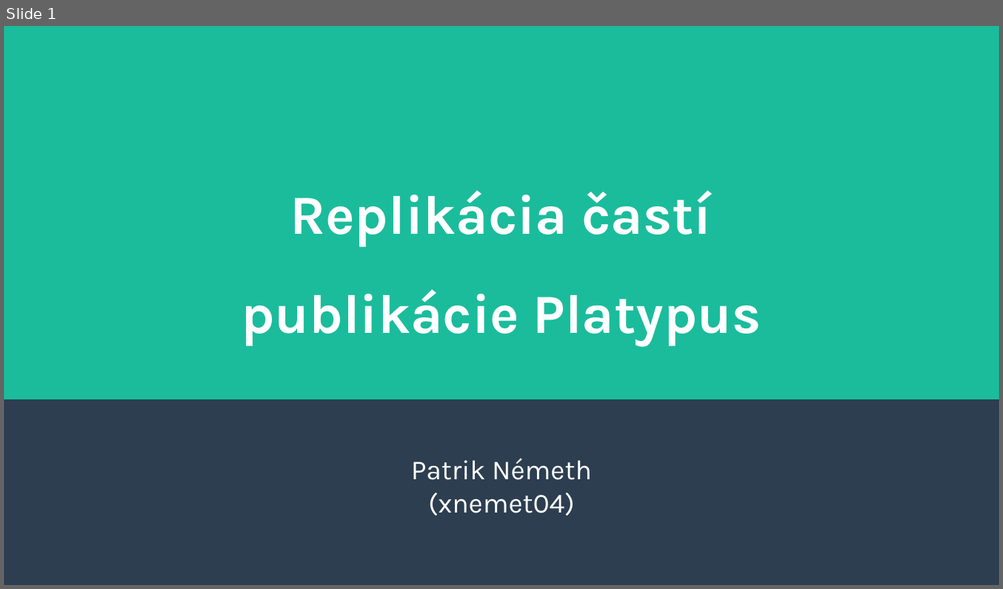
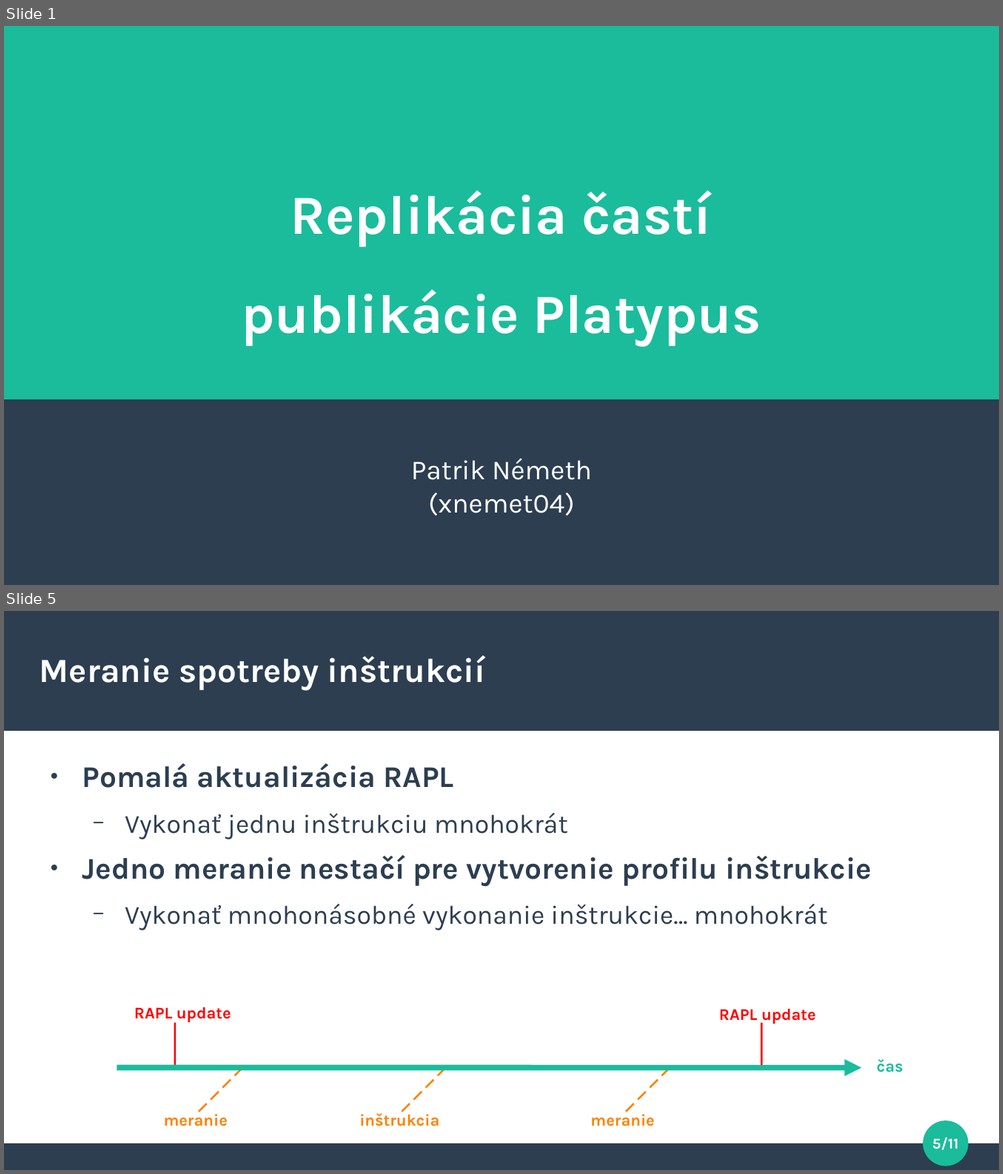
Before and after one commit to pemeth/bza-platypus, a slide deck: prezentacia.odp. Shown one above the other, each under a label of ours: slide 1 before the commit, slides 1 and 5 after it; the slides between them are not shown. The pictures are 1003x589 and 1003x1174 pixels, drawn with LibreOffice and Linux fonts; fonts in the diff are those of the drawing. Boxes give left, top, right and bottom in pixels: in the first picture for what was removed or moved away, otherwise in the second. Text is boxed around its words. In the diff, an @@ line names an element or a change of style, - is before the commit and + after.

```diff
--- a/prezentacia.odp
+++ b/prezentacia.odp
@@ slide 5 added at (x1=4, y1=611, x2=999, y2=1170), background #FFFFFF @@
@@ rectangle added at (x1=4, y1=611, x2=999, y2=731), fill #2C3E50 @@
@@ title added at (x1=40, y1=655, x2=485, y2=690), 27 pt, text #FFFFFF, bold @@
+Meranie spotreby inštrukcií
@@ text added at (x1=82, y1=763, x2=871, y2=931), 21 pt, text #2C3E50 @@
+● Pomalá aktualizácia RAPL
+  − Vykonať jednu inštrukciu mnohokrát
+● Jedno meranie nestačí pre vytvorenie profilu inštrukcie
+  − Vykonať mnohonásobné vykonanie inštrukcie… mnohokrát
@@ text added at (x1=134, y1=1008, x2=231, y2=1023), 13 pt, text #FF0000, bold @@
+RAPL update
@@ text added at (x1=719, y1=1009, x2=816, y2=1025), 13 pt, text #FF0000, bold @@
+RAPL update
@@ line added from (175, 1023) to (175, 1068), #FF0000 1.5 pt @@
@@ line added from (761, 1023) to (761, 1068), #FF0000 1.5 pt @@
@@ arrow added from (116, 1068) to (862, 1068), #1ABC9C 4.51 pt @@
@@ line added from (242, 1068) to (197, 1113), #FF8000 1.5 pt @@
@@ line added from (445, 1068) to (400, 1113), #FF8000 1.5 pt @@
@@ line added from (670, 1068) to (625, 1113), #FF8000 1.5 pt @@
@@ text added at (x1=876, y1=1059, x2=903, y2=1073), 13 pt, text #1ABC9C, bold @@
+čas
@@ text added at (x1=164, y1=1111, x2=227, y2=1127), 13 pt, text #FF8000, bold @@
+meranie
@@ text added at (x1=359, y1=1111, x2=439, y2=1127), 13 pt, text #FF8000, bold @@
+inštrukcia
@@ text added at (x1=590, y1=1111, x2=654, y2=1127), 13 pt, text #FF8000, bold @@
+meranie
@@ ellipse added at (x1=924, y1=1122, x2=968, y2=1166), fill #1ABC9C, outline #1ABC9C 0.85 pt @@
@@ page number added at (x1=932, y1=1138, x2=959, y2=1150), 12 pt, text #FFFFFF, bold @@
+5/11
@@ rectangle added at (x1=4, y1=1145, x2=999, y2=1170), fill #2C3E50 @@
```
Also in this commit, not shown: 1 slide changed, 3 other slides added, 2 other files.
